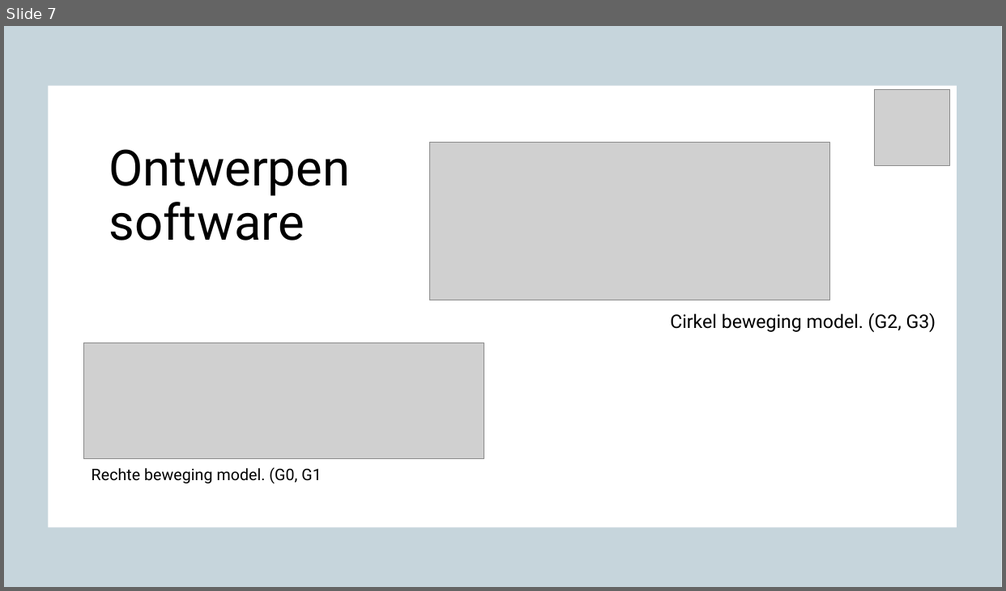
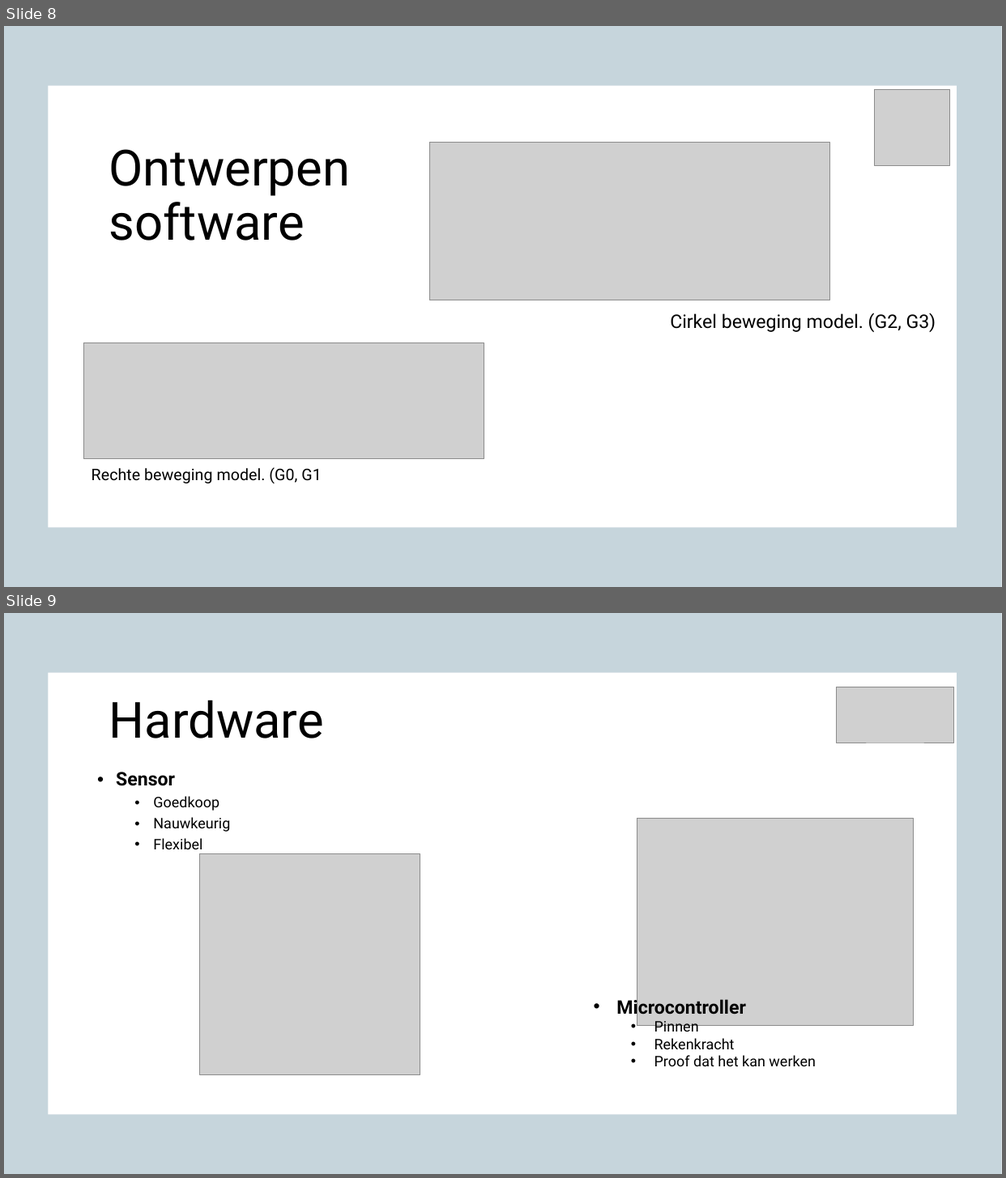
Before and after one commit to OlafGoud/Freesbank, a slide deck: documentatie/Presentaties/95presentatie.pptx. Shown one above the other, each under a label of ours: slide 7 before the commit, slides 8 and 9 after it. The pictures are 1006x591 and 1006x1178 pixels, drawn with LibreOffice and Linux fonts; fonts in the diff are those of the drawing; grey boxes stand for pictures; background and template pictures are left out. Boxes give left, top, right and bottom in pixels: in the first picture for what was removed or moved away, otherwise in the second. Text is boxed around its words. In the diff, an @@ line names an element or a change of style, - is before the commit and + after.

```diff
--- a/documentatie/Presentaties/95presentatie.pptx
+++ b/documentatie/Presentaties/95presentatie.pptx
@@ slide 9 added at (4,613,1002,1174), background picture (left out) @@
@@ rectangle added at (4,613,1002,1174), fill #E8E8E8 at 50% opacity @@
@@ rectangle added at (4,613,1002,1174), fill #156082 at 20% opacity @@
@@ rectangle added at (49,673,957,1115), fill #FFFFFF @@
@@ title added at (109,700,324,739), 48 pt, text #000000 @@
+Hardware
@@ picture added at (837,687,954,743) @@
@@ text added at (116,772,230,854), 14 pt, text #000000 @@
+• Sensor
+  • Goedkoop
+  • Nauwkeurig
+  • Flexibel
@@ picture added at (637,818,914,1025) @@
@@ picture added at (199,854,420,1075) @@
@@ text added at (616,997,816,1067), 14 pt, text #000000 @@
+• Microcontroller
+  • Pinnen
+  • Rekenkracht
+  • Proof dat het kan werken
@@ what was slide 7 is now slide 8 @@
```
Also in this commit, not shown: 3 slides changed, 9 other slides added, 5 slides removed, 5 other files.
